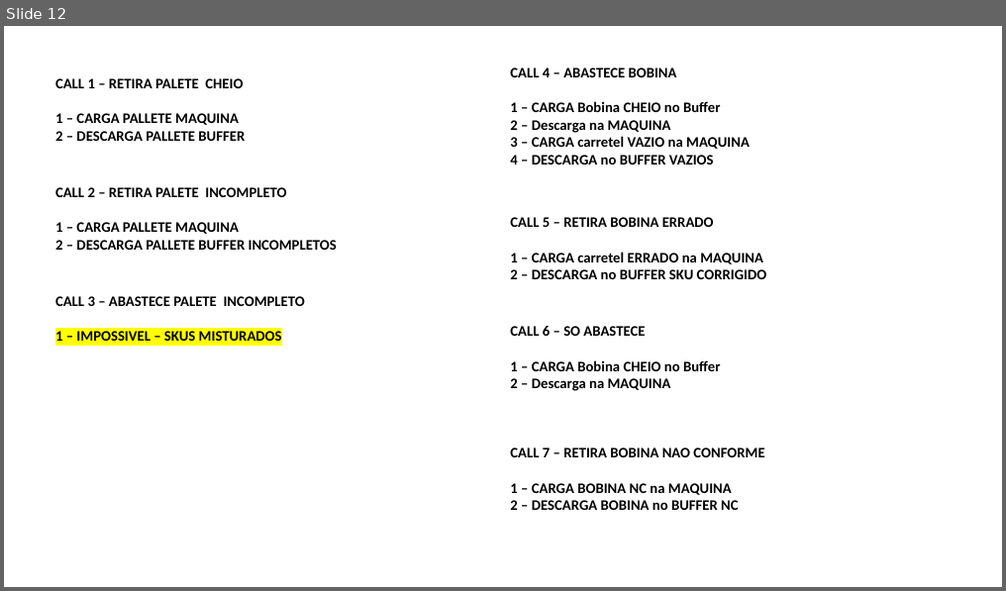
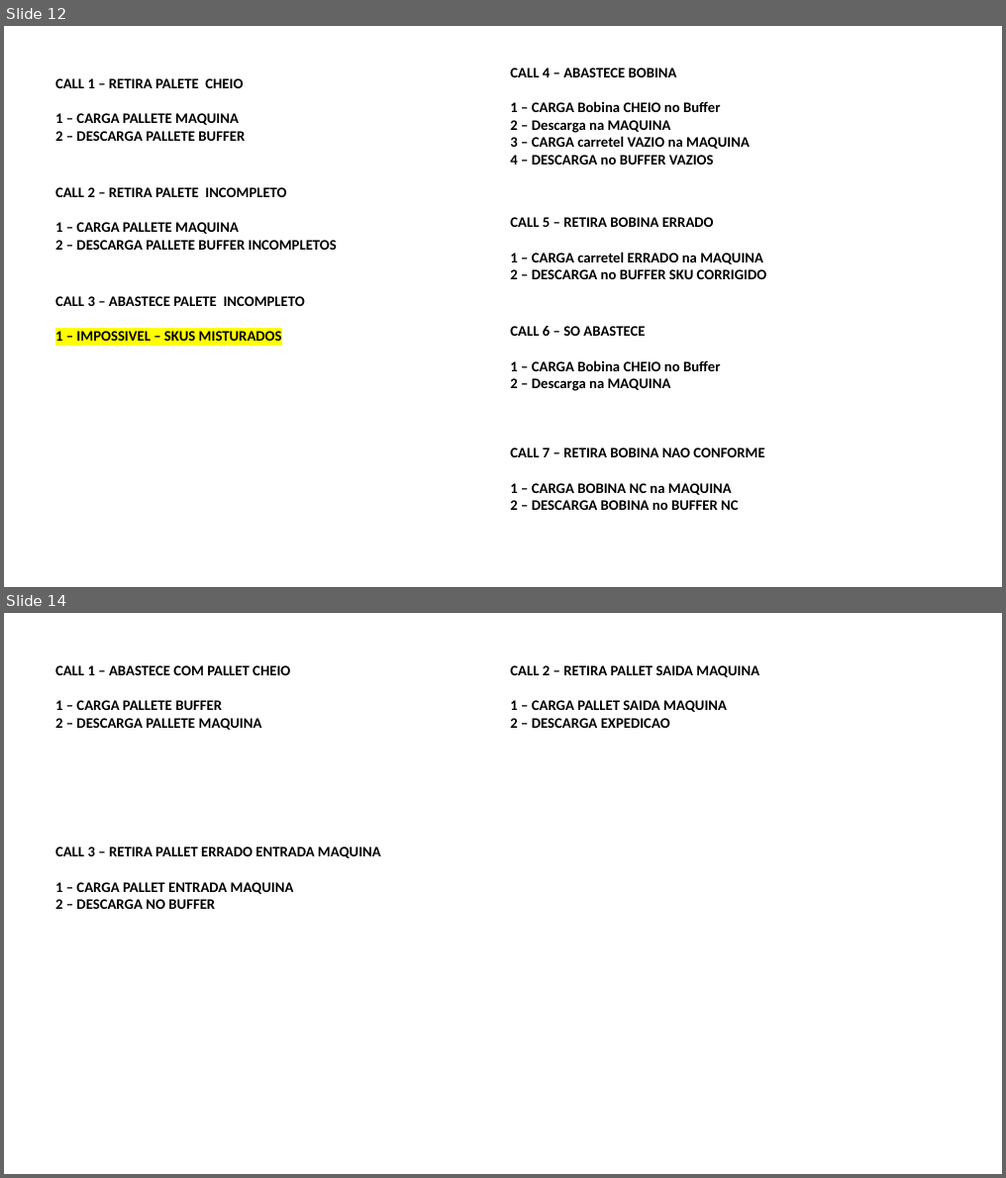
Before and after one commit to fdmartins/tunkers-warehouse-manager, a slide deck: docs/PROCESSO DETALHADO FABIO.pptx. Shown one above the other, each under a label of ours: slide 12 before the commit, slides 12 and 14 after it; the slides between them are not shown. The pictures are 1006x591 and 1006x1178 pixels, drawn with LibreOffice and Linux fonts; fonts in the diff are those of the drawing. Boxes give left, top, right and bottom in pixels: in the first picture for what was removed or moved away, otherwise in the second. Text is boxed around its words. In the diff, an @@ line names an element or a change of style, - is before the commit and + after.

```diff
--- a/docs/PROCESSO DETALHADO FABIO.pptx
+++ b/docs/PROCESSO DETALHADO FABIO.pptx
@@ slide 14 added at (4, 613, 1002, 1174), background #FFFFFF @@
@@ text added at (55, 665, 290, 730), 14 pt, text #000000, bold @@
+CALL 1 – ABASTECE COM PALLET CHEIO
+1 – CARGA PALLETE BUFFER
+2 – DESCARGA PALLETE MAQUINA
@@ text added at (510, 665, 759, 728), 14 pt, text #000000, bold @@
+CALL 2 – RETIRA PALLET SAIDA MAQUINA
+1 – CARGA PALLET SAIDA MAQUINA
+2 – DESCARGA EXPEDICAO
@@ text added at (55, 847, 381, 909), 14 pt, text #000000, bold @@
+CALL 3 – RETIRA PALLET ERRADO ENTRADA MAQUINA
+1 – CARGA PALLET ENTRADA MAQUINA
+2 – DESCARGA NO BUFFER
```
Also in this commit, not shown: 5 slides changed, 3 other slides added, 4 slides removed, 9 other files.
